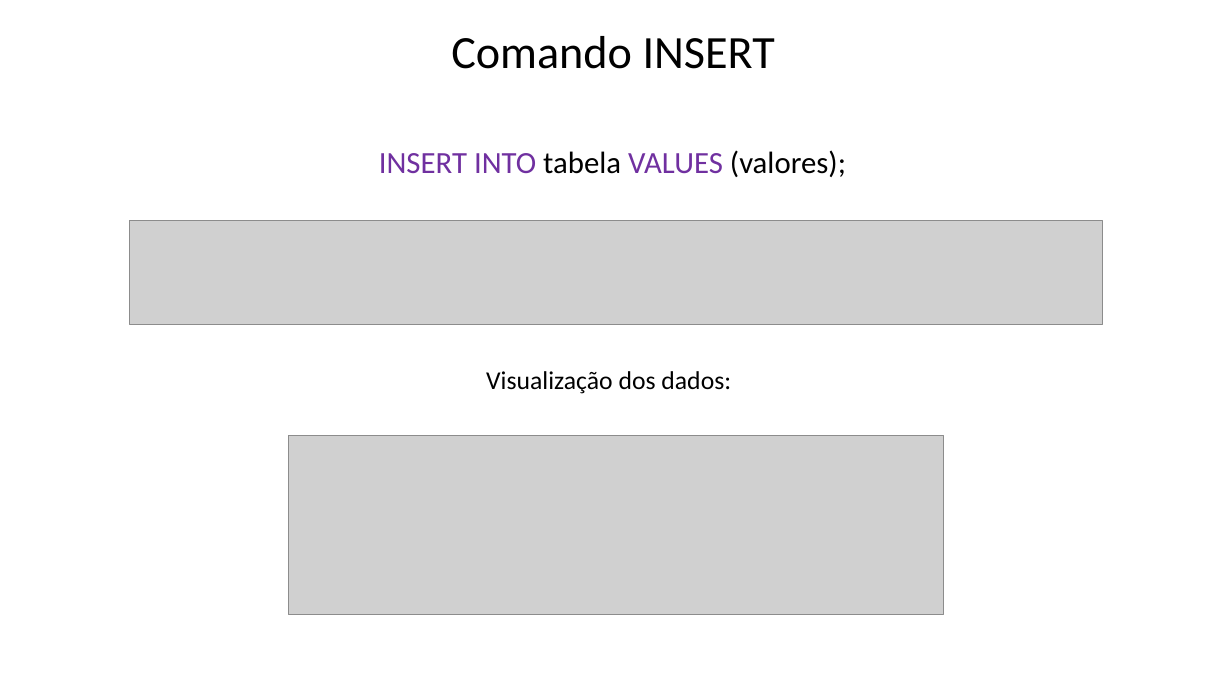
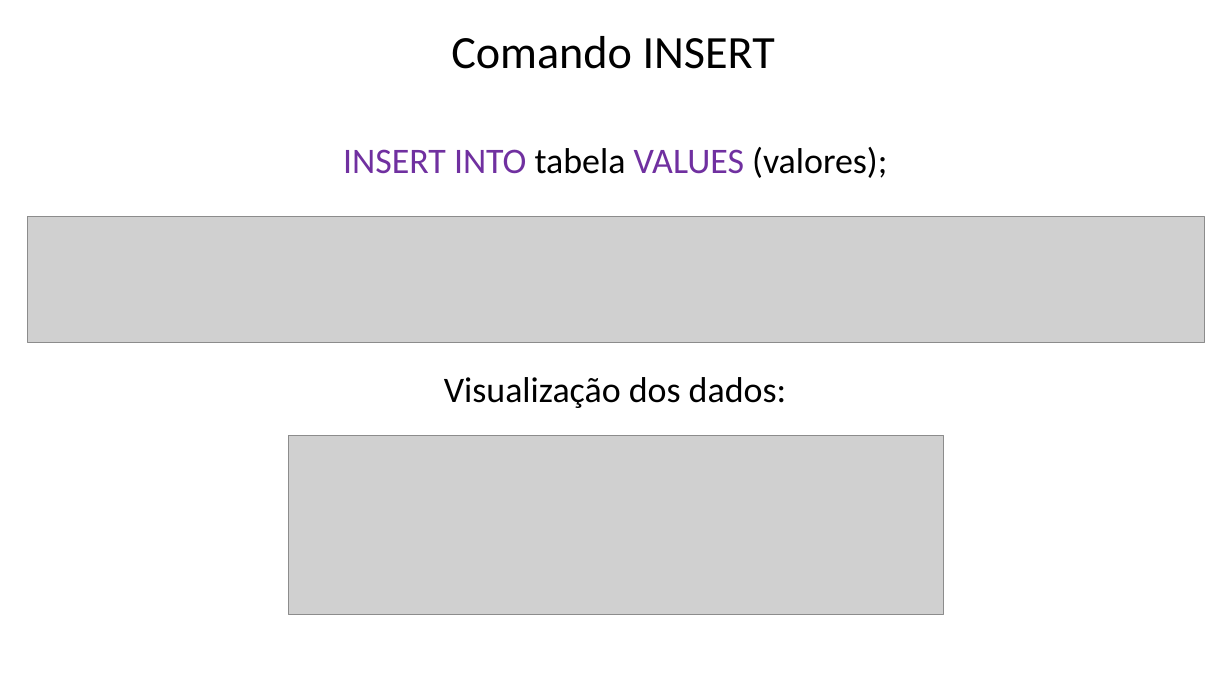
Before and after one commit to Felipe-Tagawa/C07-Monitoria, a slide deck: slide 4 of Aula 3/ComandosBásicos.pptx. Drawn at 1232x693 pixels with LibreOffice and Linux fonts; fonts in the diff are those of the drawing; grey boxes stand for pictures; background and template pictures are left out. Boxes give left, top, right and bottom in pixels: in the first picture for what was removed or moved away, otherwise in the second. Text is boxed around its words. In the diff, an @@ line names an element or a change of style, - is before the commit and + after.

```diff
--- a/Aula 3/ComandosBásicos.pptx
+++ b/Aula 3/ComandosBásicos.pptx
@@ text "INSERT INTO tabela VALUES (valores);": place and size @@
-text "INSERT INTO tabela VALUES (valores);" at (379, 150, 846, 177)
+text "INSERT INTO tabela VALUES (valores);" at (343, 147, 887, 178)
@@ text "INSERT INTO tabela VALUES (valores);" at (343, 147, 887, 178): size 24 to 28 pt @@
@@ picture: place and size @@
-picture at (130, 221, 1103, 325)
+picture at (28, 216, 1204, 342)
@@ text "Visualização dos dados:": place and size @@
-text "Visualização dos dados:" at (486, 371, 731, 394)
+text "Visualização dos dados:" at (444, 377, 786, 408)
@@ text "Visualização dos dados:" at (444, 377, 786, 408): size 20 to 28 pt @@
```
Also in this commit, not shown: 10 other slides changed, 8 other files.
